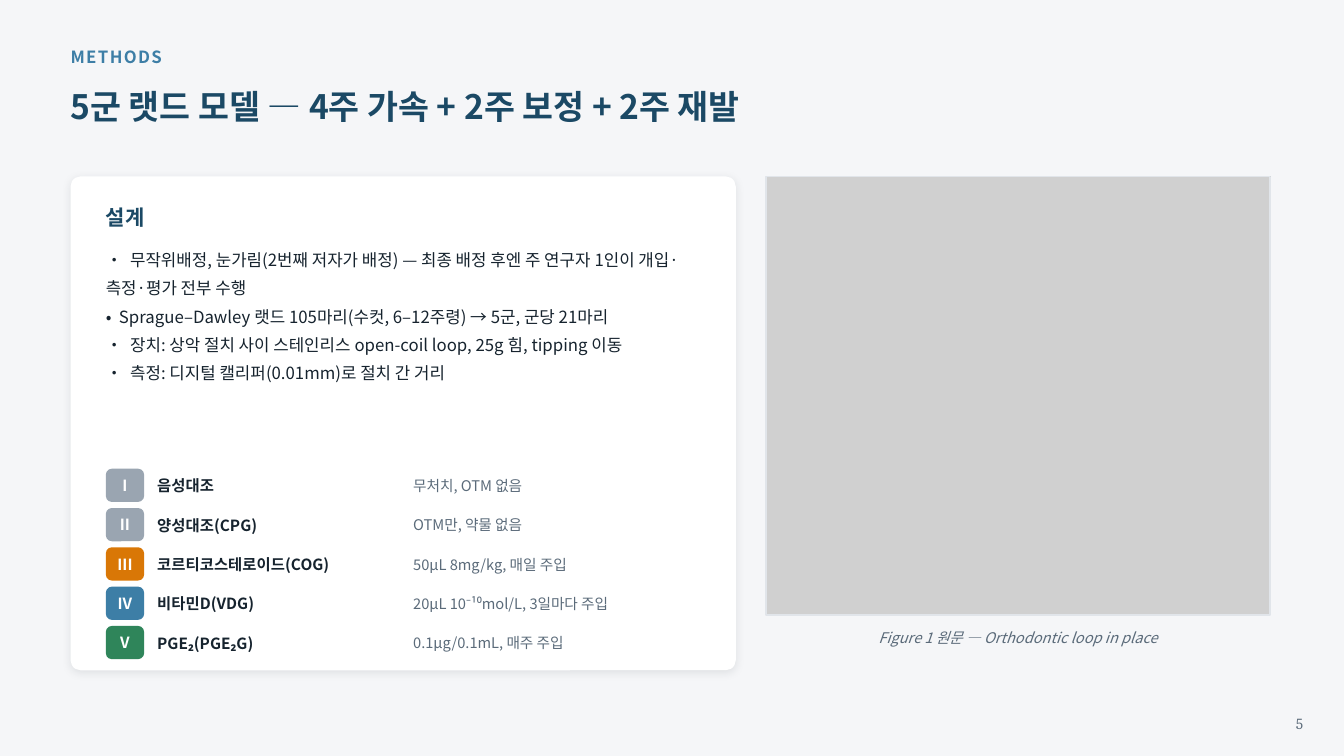
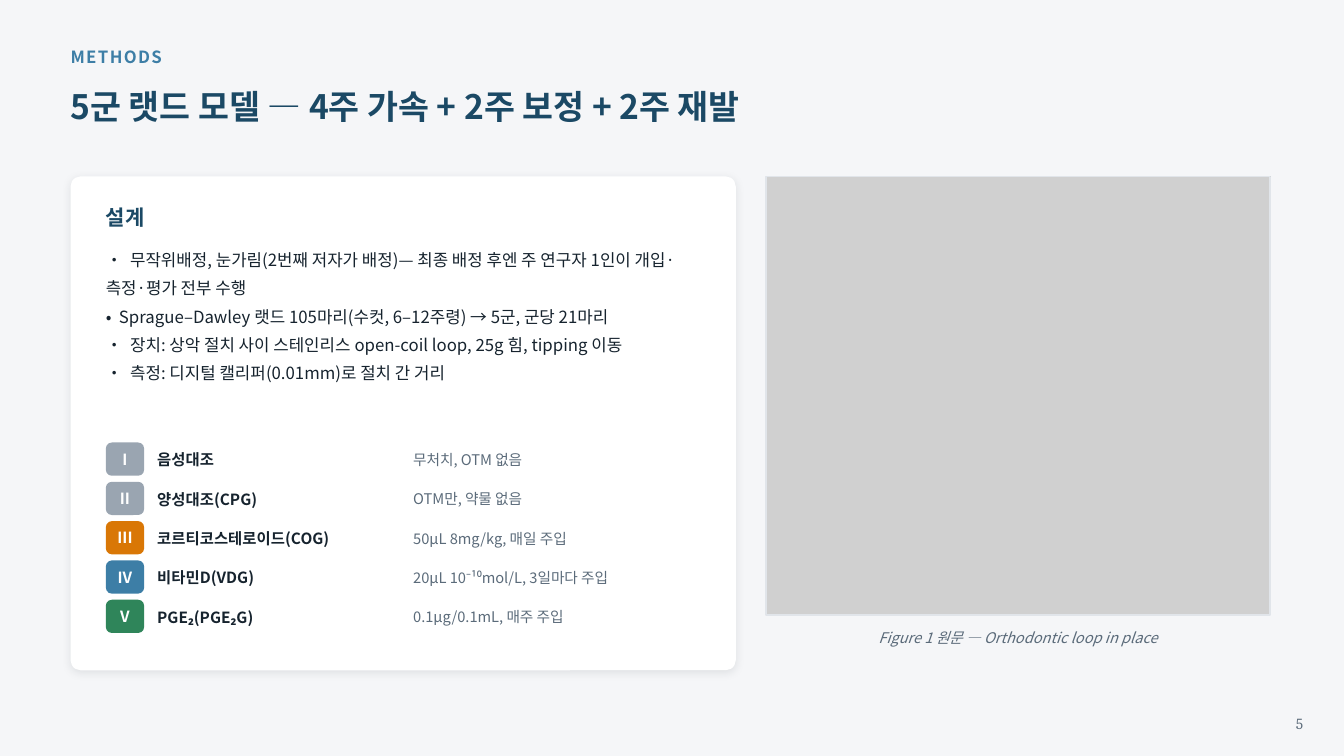
Before and after one commit to yojokem/-, a slide deck: slide 5 of 치과약리학실험2-논문발표/치과약리학실험2_논문발표.pptx. Drawn at 1344x756 pixels with LibreOffice and Linux fonts; fonts in the diff are those of the drawing; grey boxes stand for pictures. Boxes give left, top, right and bottom in pixels: in the first picture for what was removed or moved away, otherwise in the second. Text is boxed around its words. In the diff, an @@ line names an element or a change of style, - is before the commit and + after.

```diff
--- a/치과약리학실험2-논문발표/치과약리학실험2_논문발표.pptx
+++ b/치과약리학실험2-논문발표/치과약리학실험2_논문발표.pptx
@@ text at [106,252,675,296]: spaces changed @@
-• 무작위배정, 눈가림(2번째 저자가 배정) — 최종 배정 후엔 주 연구자 1인이 개입·측정·평가 전부 수행
+• 무작위배정, 눈가림(2번째 저자가 배정)— 최종 배정 후엔 주 연구자 1인이 개입·측정·평가 전부 수행
@@ 15 texts, 5 rounded rectangles: place and size @@
-15 texts, 5 rounded rectangles at [106,469,608,663]
+15 texts, 5 rounded rectangles at [106,443,608,637]
```
Also in this commit, not shown: 7 other slides changed, 2 other files.
